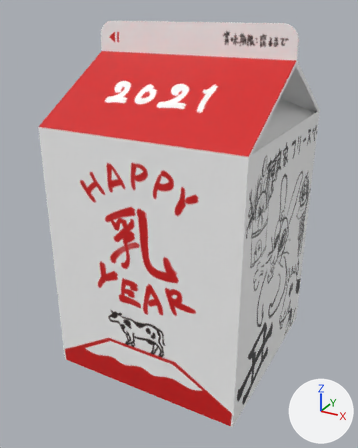
Before and after pictures for a commit that changed the glTF model public/model/nengajo2021-4.gltf.
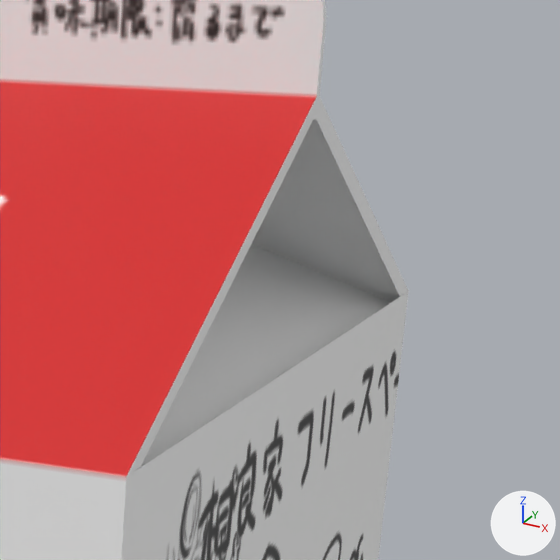
Each version appears first whole from a camera (50 mm lens) standing at (15.6, -29.9, 15.9) and looking at (-0.3, -1.0, 1.5), and next in a close-up on the part from 61% to 100% of the width and 8% to 40% of the height. Lighting does not change. The marker at lower right points along +X, +Y and +Z. Where no turn or scale is listed for an object, it has been applied to the vertices. Vertices at the same position are counted once.
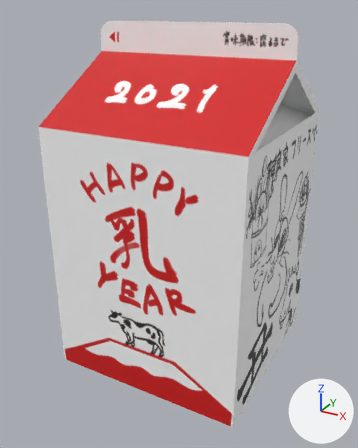
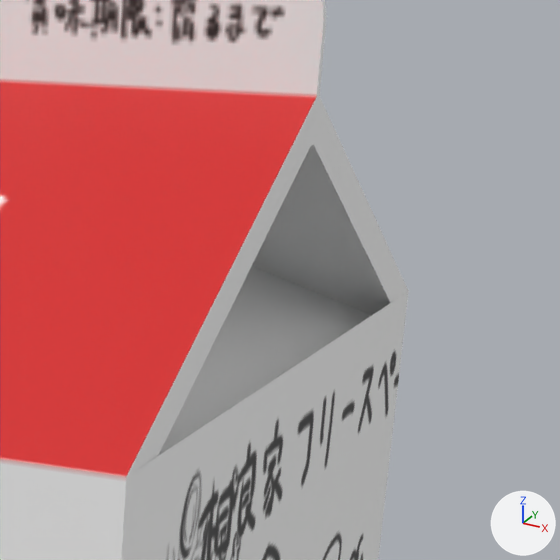
Changed parts and their boxes [x1, y1, x2, y2] in the close-ups (560 x 560 px; the box of a moved part takes in the faces that stretch with it):
part 1 of me_cube_002, moved or reshaped
    both: [126, 96, 408, 477]

The change, as a list of edits to the scene's bpy script:
```text
Change me_cube_002:
    where me_cube_002.from_pydata(...)  # 810 vertices, 1158 faces; spans x -7.0..7.0, y -7.0..7.0, z -9.3..14.7
    used by ob_cube_002; location = (0.0, -0.05, 0.3)
    before: 800 (7.0, 7.0, 8.4) at pixel (405, 308), 801 (7.0, -7.0, 8.4) at pixel (123, 500), 802 (-7.0, 7.0, 8.4), 803 (-7.0, -7.0, 8.4), 804 (7.0, -0.1, 12.4) at pixel (313, 119)
    before: 805 (-7.0, -0.1, 12.4), 806 (7.0, 0.1, 12.4) at pixel (316, 118), 807 (-7.0, 0.1, 12.4), 808 (0.1, 0.0, 12.4), 809 (-0.1, 0.0, 12.4)
    me_cube_002 part 1
    add for i in [*range(800, 810)]: me_cube_002.vertices[i].co += Vector((0.0, 0.0, -0.4))
```
